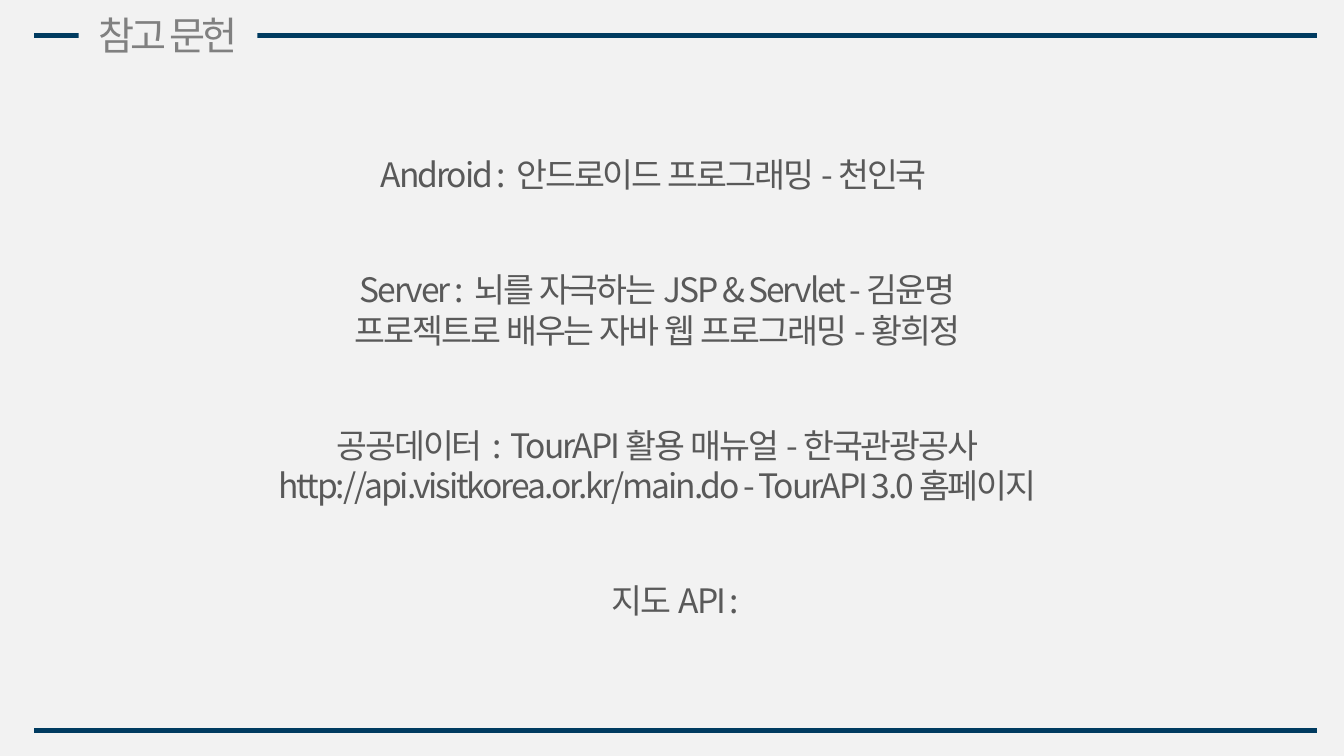
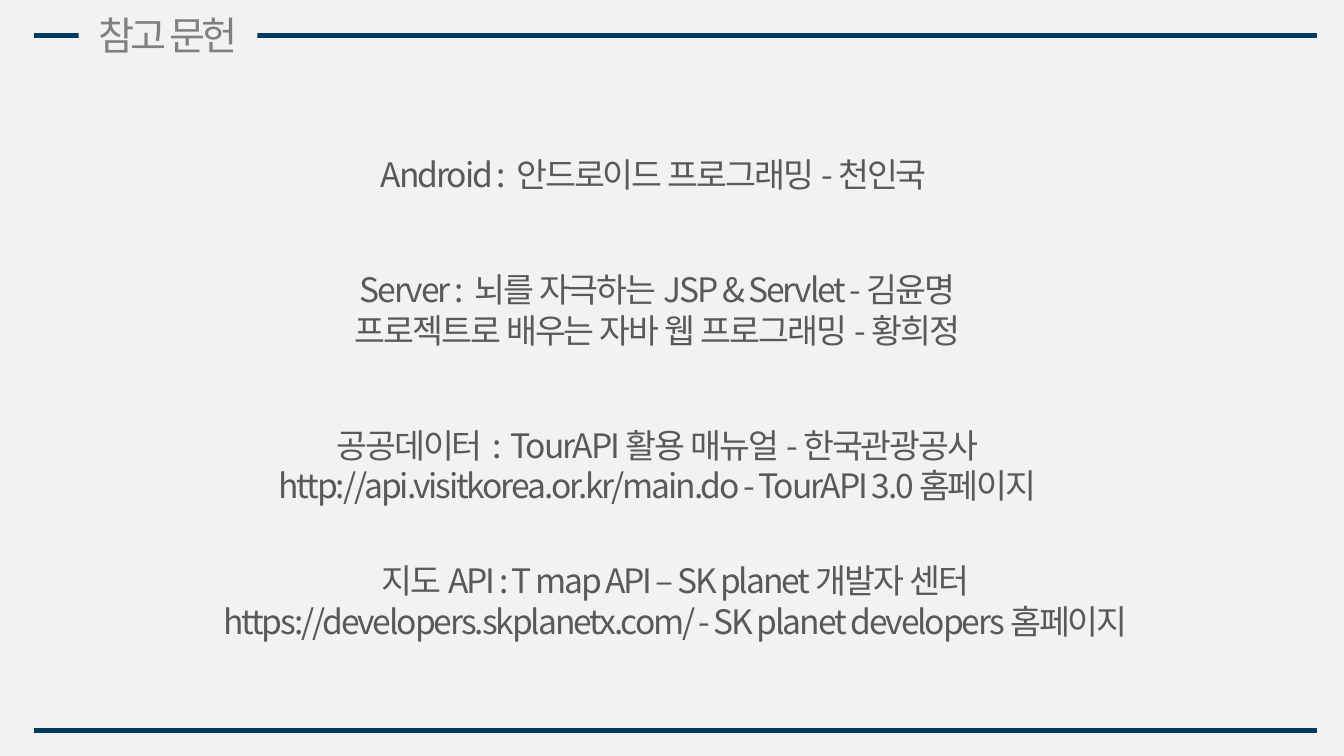
Before and after one commit to gmlrud1211/project, a slide deck: slide 33 of document/설계서.pptx (slide 26 before the commit). Drawn at 1344x756 pixels with LibreOffice and Linux fonts; fonts in the diff are those of the drawing. Boxes give left, top, right and bottom in pixels: in the first picture for what was removed or moved away, otherwise in the second. Text is boxed around its words. In the diff, an @@ line names an element or a change of style, - is before the commit and + after.

```diff
--- a/document/설계서.pptx
+++ b/document/설계서.pptx
@@ text at box(223, 565, 1127, 642): text changed @@
-지도 API :
+지도 API : T map API – SK planet 개발자 센터
+https://developers.skplanetx.com/ - SK planet developers 홈페이지
```
Also in this commit, not shown: 2 other slides changed, 7 slides added.
